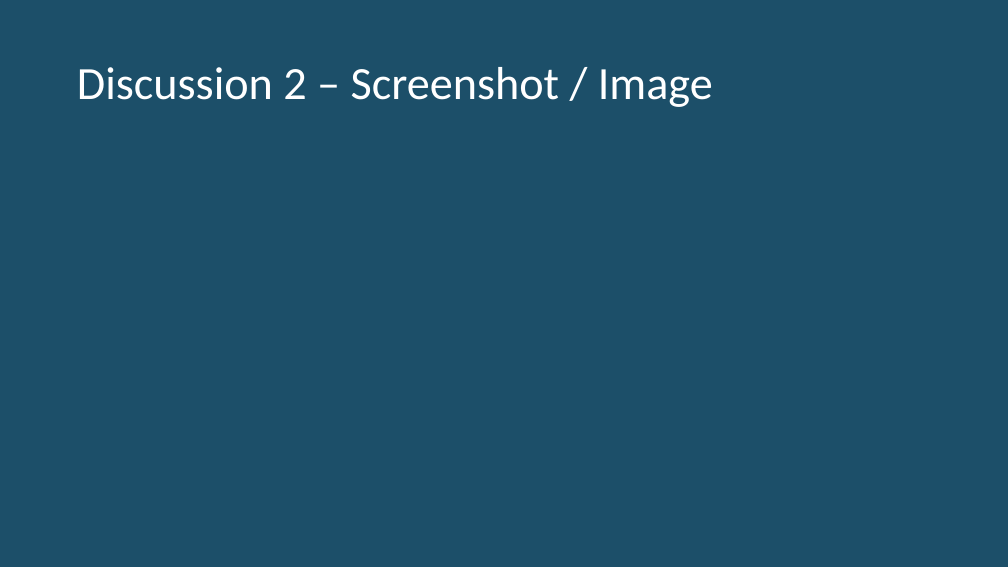
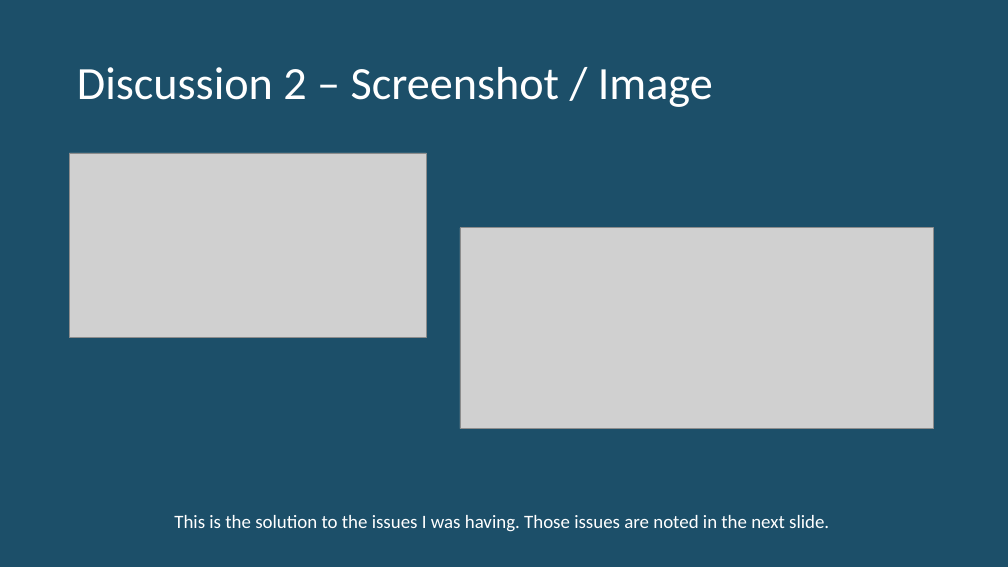
Before and after one commit to spencersmith24/CS315_Project1, a slide deck: slide 10 of CS315 P1 Production.pptx. Drawn at 1008x567 pixels with LibreOffice and Linux fonts; fonts in the diff are those of the drawing; grey boxes stand for pictures. Boxes give left, top, right and bottom in pixels: in the first picture for what was removed or moved away, otherwise in the second. Text is boxed around its words. In the diff, an @@ line names an element or a change of style, - is before the commit and + after.

```diff
--- a/CS315 P1 Production.pptx
+++ b/CS315 P1 Production.pptx
@@ picture added at <box>70,153,426,337</box> @@
@@ picture added at <box>460,228,934,429</box> @@
@@ text added at <box>174,515,829,532</box>, 18 pt, text #FFFFFF @@
+This is the solution to the issues I was having. Those issues are noted in the next slide.
```
Also in this commit, not shown: 4 other slides changed, 8 other files.
